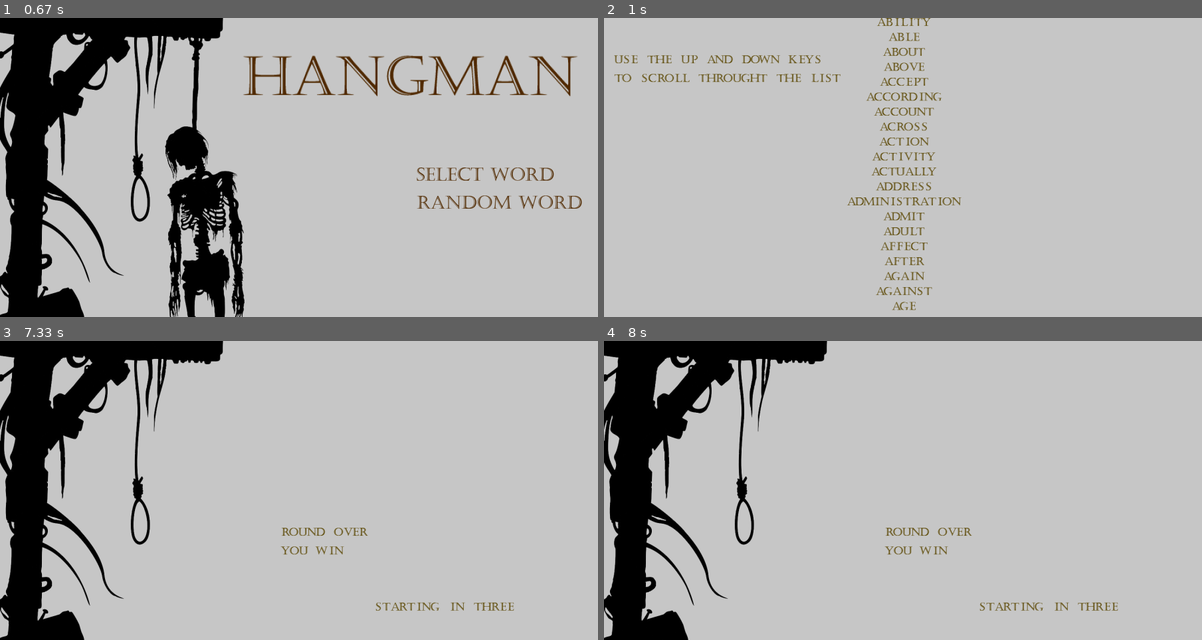
Above: before the commit, frames 1-4 (two rows, left to right).
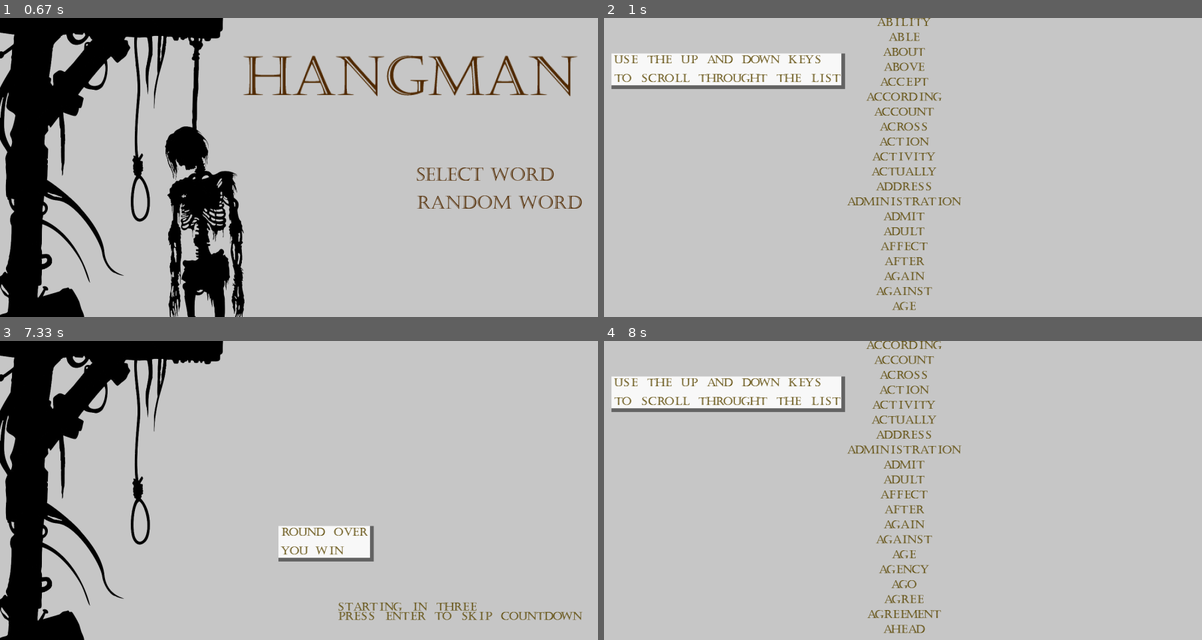
Above: after the commit, the same moments.

Repository: OM3G424747/Pygame_Hangman
Game: pygame game, started from Hangman_Game.py
Two runs of this game, one before a commit and one after it. Both use one fixed random seed, a clock stepped at 60 frames per second and the inputs below.
Inputs (mouse positions are in pixels of both pictures, inside the frame that each line leads up to):
- Up to frame 1 (0.67 s): click (502, 200) at 0.38 s
- Up to frame 2 (1 s): click (1088, 173) at 0.72 s
- Up to frame 3 (7.33 s): click (299, 343) at 1.05 s; tap Y at 1.33 s; hold W 1.67-2.13 s; hold D 2.17-2.63 s; hold A 2.67-3.2 s; hold S 3.23-3.53 s; click (179, 556) at 3.62 s; click (233, 556) at 3.95 s; click (257, 556) at 4.28 s; click (340, 556) at 4.62 s; click (394, 556) at 4.95 s; click (418, 556) at 5.28 s; click (275, 583) at 5.62 s; click (304, 583) at 5.95 s; click (287, 556) at 6.28 s; tap B at 6.57 s; tap I at 6.9 s; click (412, 583) at 7.28 s
- Up to frame 4 (8 s): tap Enter at 7.57 s; hold Up from 7.9 s (still down)

Frame 1 is identical in both runs. In frame 2, 4.3% of the frame differs, in the area x 1-41%, y 11-24%; in frame 3, 2.6%; in frame 4, 18%, in the area x 0-86%, y 0-100%.

Commit message:
Update Hangman_Game.py
added box outline function to blit an box outline behind important text

Updated Q letter spacing in dictionary

Diff:
--- a/Hangman_Game.py
+++ b/Hangman_Game.py
@@ -30,7 +30,7 @@
 textWidth =  {"A": 26, "B": 20, "C": 22, "D": 26, "E": 17, "F": 17, "G": 24, "H": 28, "I": 13, "J": 16, "K": 25, "L": 19, "M": 33, "N": 28, "O": 25, "P": 19, "Q": 27, "R": 24, "S": 14, "T": 22, "U": 25, "V": 25, "W": 34, "X": 28, "Y": 25, "Z": 20}
 #TextCentering Dictionary includes spacing to help center the text images based on their size
 #
-textCentering = {"A": 3, "B": 3, "C": 2, "D": 1, "E": 5, "F": 5, "G": 2, "H": 1, "I": 7, "J": 7, "K": 1, "L": 5, "M": 0, "N": 1, "O": 1, "P": 5, "Q": -4, "R": 3, "S": 5, "T": 3, "U": 2, "V": 3, "W": -3, "X": 0, "Y": 1, "Z": 3}
+textCentering = {"A": 3, "B": 3, "C": 2, "D": 1, "E": 5, "F": 5, "G": 2, "H": 1, "I": 7, "J": 7, "K": 1, "L": 5, "M": 0, "N": 1, "O": 1, "P": 5, "Q": 0, "R": 3, "S": 5, "T": 3, "U": 2, "V": 3, "W": -3, "X": 0, "Y": 1, "Z": 3}
 Clock = pygame.time.Clock()
 Alphabet = ["A", "B", "C", "D", "E", "F", "G", "H", "I", "J", "K", "L", "M", "N", "O", "P", "Q", "R", "S", "T", "U", "V", "W", "X", "Y", "Z"]
 Word_List = []
@@ -47,6 +47,7 @@
 selectionRangeList = []
 CountDownTimer = 300
 #TODO - create a "loading bar" for next round/ next screens
+
 
 
 class GameObject: #class for defining game objects that will be drawn onto the game screen and moved arround
@@ -188,15 +189,19 @@
         self.Game_Screen = Game_Screen
         self.CountDown = CountDown
         self.timer = 0
-        self.TimerX_pos = 1000
+        self.TimerX_pos = 900
         self.TimerY_pos = 700
         self.timerSpeed = 1 #increase to shorten timer countdown
         self.zero = False
 
 
-    def draw(self):
+    def draw(self, enterKey):
         #TODO - Add opption to skip if space is pressed
-        if self.timer < self.CountDown:
+        stringToText("Press Enter to Skip Countdown", self.TimerX_pos, self.TimerY_pos + 25, self.Game_Screen )
+        if enterKey == 1:
+            self.CountDown = 0
+
+        elif self.timer < self.CountDown:
             if self.CountDown >= 200:
                 stringToText("starting in three", self.TimerX_pos, self.TimerY_pos, self.Game_Screen )
                 self.CountDown = self.CountDown - self.timerSpeed
@@ -332,6 +337,11 @@
                     KeyLetter = "Z"
                 else:
                     KeyLetter = ""
+            def boxOutline(X_pos, Y_pos, Length, Width): #Function to blit a box outline arround important text for style
+                ShadowSize = 10
+                pygame.draw.rect(self.Game_Screen, buttonShadowColour, [X_pos, Y_pos, Length + ShadowSize, Width + ShadowSize])
+                pygame.draw.rect(self.Game_Screen, defaultButtonColour, [X_pos, Y_pos, Length , Width ])
+
 
             #function used to check how many turns are left by comparing the letters guessed with the letter in the word being guessed
             def guessCheck(Guesslist, Word):
@@ -408,6 +418,8 @@
                     return "Player1"
 
 
+
+
             #ToDo - possibly add option for AI difficulty to increase
             if GameMenu == True and OnePlayerGame == False and TwoPlayerGame == False:
                 self.Game_Screen.fill(LightGrey_Colour)
@@ -519,11 +531,12 @@
                 #display when the round is over and max number of tries have been reached
                 elif GameMenu == True and Round_Over == True:
                     self.Game_Screen.fill(LightGrey_Colour)
-                    winOutline.Draw(self.Game_Screen)
+                    winOutline.Draw(self.Game_Screen) #Blits an image of an empty gallows
+                    boxOutline(745, 495, 245, 85)
                     stringToText("Round Over", 750, 500, self.Game_Screen )
                     if PlayerWin == True:
                         stringToText("You Win", 750, 550, self.Game_Screen )
-                        timer.draw()
+                        timer.draw(keys[pygame.K_RETURN])
 
                         if timer.CountDown <= 10:
                             print("YAY!")
@@ -533,12 +546,21 @@
                                 print("Condition MET")
                                 if ActivePlayer == "Player1":
                                     Player1Score = Player1Score + 1
+                                    ActivePlayer = turnChange(OnePlayerGame, ActivePlayer)
                                     print(Player1Score)
                                 elif ActivePlayer != "Player1":
                                     Player2Score = Player2Score +1
+                                    ActivePlayer = turnChange(OnePlayerGame, ActivePlayer)
                                     print(Player2Score)
-                                ActivePlayer = turnChange(OnePlayerGame, ActivePlayer) #update to display the next player
+
+                                 #update to display the next player
+                                print(ActivePlayer)
                                 GuessList.clear()
+                                if ChooseWord == True:
+                                    ActivePlayer = turnChange(OnePlayerGame, ActivePlayer) #changes active player back again so the last player gets a turn to choose a word
+                                elif RandomWord == True:
+                                    Word = Word_List[numSelect]
+                                Game_On = False
                                 Round_Over = False
                                 print(Round_Over)
 
@@ -562,7 +584,7 @@
                     #display current scoreboared
 
 #WORDSELCTION SCREEN ---------------------------------------------------------------------------------------
-                elif ChooseWord == True:
+                elif ChooseWord == True and Game_On == False:
 
                     startingX_pos = 800
                     startingY_pos = -40
@@ -575,6 +597,7 @@
 
                     #create list with the list positions for words
                     #SelectionY_pos list moved to outside of gameloop, or else text won't move
+                    boxOutline(20, 95, 615, 85) #Blits a box outline
                     stringToText("Use the up and down keys", 25, 100, self.Game_Screen)
                     stringToText("to scroll throught the list", 25, 150, self.Game_Screen)
                     for i in range(startingRange,endingRange):
